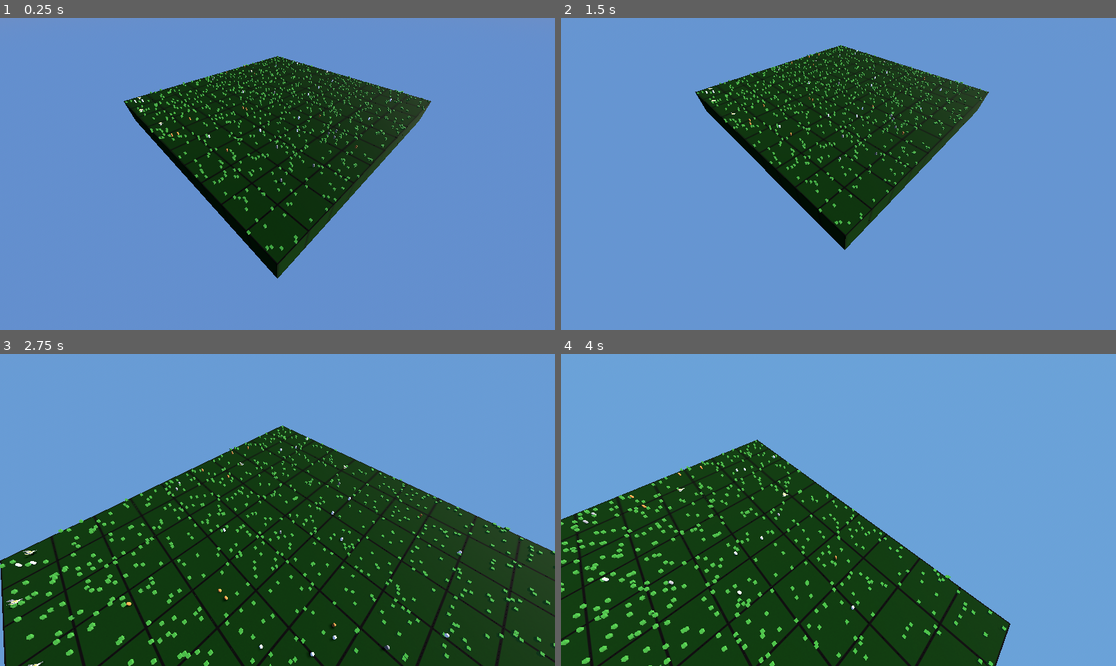
Above: before the commit, frames 1-4 (two rows, left to right).
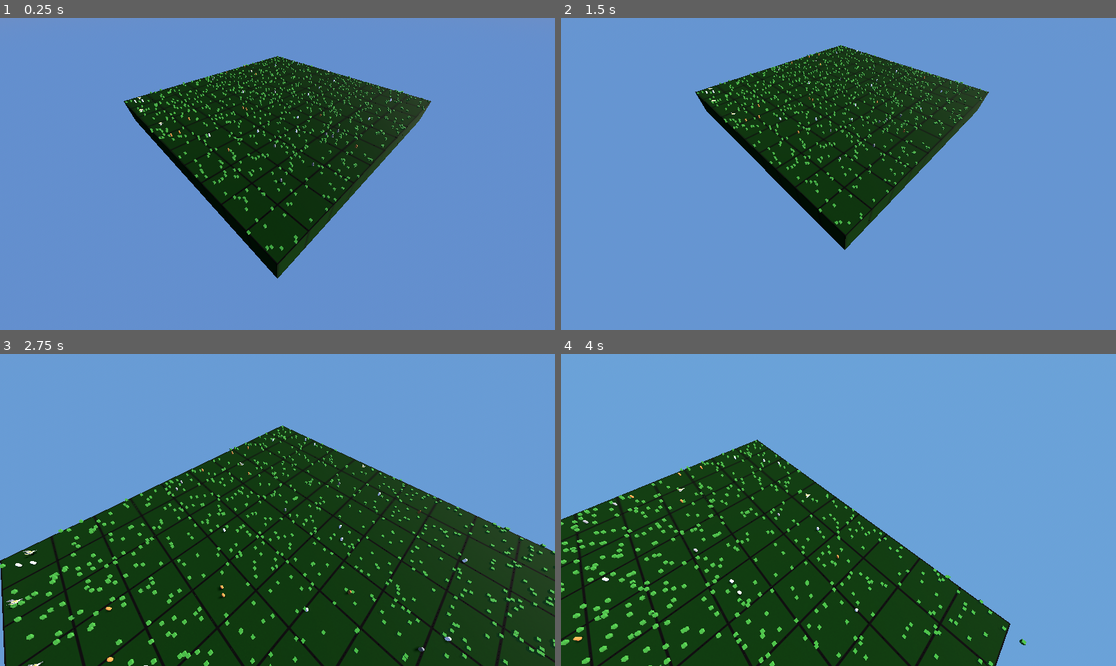
Above: after the commit, the same moments.

Repository: kyleyoung1121/TheParksDepartment
Game: Godot game, scene res://Maps/Ohio/OhioPreserve.tscn
Same seed, same stepped clock (60 frames per second), same inputs: the game is played once before the commit and once after it.
Inputs (mouse positions are in pixels of both pictures, inside the frame that each line leads up to):
- Up to frame 1 (0.25 s): no input
- Up to frame 2 (1.5 s): move the mouse to (866, 174) at 0.52 s; hold Middle mouse button (camera_move) 0.53-1.28 s; tap Enter at 1.25 s; move the mouse to (810, 174) at 1.27 s; tap S (camera_move_backward) at 1.35 s
- Up to frame 3 (2.75 s): move the mouse to (288, 503) at 2.02 s; hold W (camera_move_forward) from 2.03 s (still down)
- Up to frame 4 (4 s): move the mouse to (832, 516) at 2.77 s; release W (camera_move_forward) at 2.78 s; tap A (camera_move_left) at 2.85 s; move the mouse to (877, 513) at 3.52 s; hold D (camera_move_right) from 3.53 s (still down)

The runs differ from the first frame. In frame 1, 0.1% of the frame differs, in the area x 30-71%, y 14-48%; in frame 2, 0.1%; in frame 3, 0.6%, in the area x 0-100%, y 26-100%; in frame 4, 0.3%.

Commit message:
Adjusted and reformatted animal AI code

Diff:
--- a/theparkdepartment/Entities/Animals/TemplateAnimal/TemplateAnimal.gd
+++ b/theparkdepartment/Entities/Animals/TemplateAnimal/TemplateAnimal.gd
@@ -157,53 +157,60 @@
 
 func decide_movement():
 
-	# Define Weighting for each type of movement
-	# This should make it so that we can easily adjust the likelihood of each type of movement
-	var weight_food = 0.4
-	var weight_social = 0.3
-
-	# get all needs and find out their current percentage
+	# Set a value to help animals decide when to seek food / friends
+	var hunger_threshold = 0.4
+	var social_threshold = 0.3
+
+	# Find current percentage of all needs
 	var hunger_percent = float(hunger) / float(max_hunger)
 	var social_percent = float(social) / float(max_social)
 
-
-	# if the percent is lower than the weight, then we will move towards that need
-
-	# Find all nrarby entities, make a list of them, and score them based on their distance
+	# The animal will move towards needs with a percentage lower than its threshold
+
+	# Find all nearby entities, make a list of them, and score them based on their distance
 	# Don't forget about predators and max social group size
 	var all_entities = get_tree().get_nodes_in_group("animals") + get_tree().get_nodes_in_group("plants")
 
 	# Find all predators that eat this animal, store their positions
 	var predator_locations = []
 	for entity in all_entities:
-		if entity.species in prey_organisms:
+		# Check if this entity has prey, and if this animal is included!
+		if "prey_organisms" in entity and species in entity.prey_organisms:
 			predator_locations.append(entity.position)
 
 	# Find all entities that are in range
-	var in_range = []
+	var entities_in_range = []
 	for entity in all_entities:
 		if position.distance_to(entity.position) <= adjusted_eye_sight:
-			in_range.append(entity)
-
-	# Score each entity based on their distance, if a predator is nearby (negative score), and if there are too many animals of the same species nearby (negative score)
+			entities_in_range.append(entity)
+
+	# Score each entity based on their distance
+	# If a predator is nearby, set a negative score
+	# If there are too many of this animal nearby, set a negative score
 	var scored_entities = []
-	var score = 0
-	for entity in in_range:
-		if entity.species in prey_organisms:
-			# make sure there arw no predators nearby, if there are, give a negative score
+	var score
+	for entity in entities_in_range:
+		if entity.species == species or entity.species in prey_organisms:
+			# Score this entity based on distance
+			score = position.distance_to(entity.position)
+
+			# If there are predators close to this entity, give it a negative score
 			for predator in predator_locations:
 				if entity.position.distance_to(predator) <= adjusted_eye_sight:
 					score = -100
-			# make sure there are not too many of the same species nearby, if there are, give a negative score
+
+			# If there are too many of this species nearby, give this entity a negative score
+			# TODO: Should a deer avoid large groups of deer, or is it avoiding large groups of grass?
 			var same_species_count = 0
-			for other_entity in in_range:
-				if other_entity.species == entity.species:
+			for other_entity in entities_in_range:
+				if other_entity.species == species:
 					same_species_count += 1
 			if same_species_count >= social_group_size:
 				score = -100
-			# give a score based on distance
-			score = position.distance_to(entity.position)
-			scored_entities.append({"entity": entity, "score": score})
+
+			# Finally, save this entity and its score
+			if score >= 0:
+				scored_entities.append({"entity": entity, "score": score})
 
 	var temp
 	# Sort the scored entities by their score
@@ -215,27 +222,31 @@
 				scored_entities[j+1] = temp
 
 	# If the animal is hungry, move towards food
-	if hunger_percent < weight_food:
+	if hunger_percent < hunger_threshold:
 		for entity in scored_entities:
 			entity = entity.entity
 			if entity.species in prey_organisms:
 				set_desired_position(entity.position)
 				return
+
 	# If the animal is lonely, move towards social
-	elif social_percent < weight_social:
+	elif social_percent < social_threshold:
 		for entity in scored_entities:
 			entity = entity.entity
 			if entity.species == species:
 				set_desired_position(entity.position)
 				return
+
 	# If the animal is neither hungry nor lonely
 	else:
 		for entity in scored_entities:
+			if entity.score <= 0:
+				continue
 			entity = entity.entity
-			if entity.species == species and entity.gender == "Female" and entity.reproduction_timer <= 1 and entity.score > 0: # move towards mate
+			if entity.species == species and entity.gender == "Female" and entity.reproduction_timer <= 1: # move towards mate
 				set_desired_position(entity.position)
 				return
-			set_random_destination()
+		set_random_destination()
 
 
 func move():
@@ -250,49 +261,52 @@
 	hunger -= 1
 	social -= 1
 
+	# TODO: I think it is possible for an Omnivore to eat twice. One plant, one animal. Correct this!
 	# Eat if possible/needed
-	# If we are already full, don't eat anything nearby
-	if hunger >= max_hunger:
-		return false
-
-	# Consider all plants and animals. If they are prey and it range, eat them
-	if diet_type == "Herbivore" or diet_type == "Omnivore":
-		var all_plants = get_tree().get_nodes_in_group("plants")
-		all_plants.shuffle()
-		for food_consideration in all_plants:
-			# Only consider eating known prey_organisms
-			if food_consideration.species in prey_organisms:
-				# If the food is in range, eat it!
-				if position.distance_to(food_consideration.position) <= adjusted_eating_distance:
-					hunger = min(hunger + OhioEcosystemData.plants_species_data[food_consideration.species]["nutrition"], max_hunger)
-					food_consideration.consumed()
-					animation_action = "eating"
-					#print(animal_name, " ate ", food_consideration.plant_name)
-					return true
-
-	if diet_type == "Carnivore" or diet_type == "Omnivore":
-		var all_animals = get_tree().get_nodes_in_group("animals")
-		all_animals.shuffle()
-		for food_consideration in all_animals:
-			# Only consider eating known prey_organisms
-			if food_consideration.species in prey_organisms:
-				# If the food is in range, eat it!
-				if position.distance_to(food_consideration.position) <= adjusted_eating_distance:
-					hunger = min(hunger + OhioEcosystemData.animals_species_data[food_consideration.species]["nutrition"], max_hunger)
-					food_consideration.consumed()
-					animation_action = "eating"
-					#print(animal_name, " ate ", food_consideration.animal_name)
-					return true
+	if hunger < max_hunger:
+		# Consider all plants and animals. If they are prey and it range, eat them
+		if diet_type == "Herbivore" or diet_type == "Omnivore":
+			var all_plants = get_tree().get_nodes_in_group("plants")
+			all_plants.shuffle()
+			for food_consideration in all_plants:
+				# Only consider eating known prey_organisms
+				if food_consideration.species in prey_organisms:
+					# If the food is in range, eat it!
+					if position.distance_to(food_consideration.position) <= adjusted_eating_distance:
+						hunger = min(hunger + OhioEcosystemData.plants_species_data[food_consideration.species]["nutrition"], max_hunger)
+						food_consideration.consumed()
+						animation_action = "eating"
+						break
+
+		if diet_type == "Carnivore" or diet_type == "Omnivore":
+			var all_animals = get_tree().get_nodes_in_group("animals")
+			all_animals.shuffle()
+			for food_consideration in all_animals:
+				# Only consider eating known prey_organisms
+				if food_consideration.species in prey_organisms:
+					# If the food is in range, eat it!
+					if position.distance_to(food_consideration.position) <= adjusted_eating_distance:
+						hunger = min(hunger + OhioEcosystemData.animals_species_data[food_consideration.species]["nutrition"], max_hunger)
+						food_consideration.consumed()
+						animation_action = "eating"
+						break
 
 	# For every entity of same species in range, increase social
 	var all_entities = get_tree().get_nodes_in_group("animals")
 	for entity in all_entities:
 		if entity.species == species and position.distance_to(entity.position) <= social_range:
 			social += 1
+		# If this animal meets or exceeds it's social max, we can stop searching
+		if social >= max_social:
+			social = max_social
+			break
 
 	# If the animal needs removed, remove it!
-	if is_starved() or is_old():
+	if is_starved():
 		print(animal_name, " died of starvation at ", position)
+		consumed()
+	if is_old():
+		print(animal_name, " died of old age at ", position)
 		consumed()
 
 	# Reproduce if conditions are right
--- a/theparkdepartment/Maps/Ohio/OhioEcosystemSimulationHandler.gd
+++ b/theparkdepartment/Maps/Ohio/OhioEcosystemSimulationHandler.gd
@@ -74,7 +74,7 @@
 	while OhioEcosystemData.days < 300:
 		simulate_day()
 		# Wait between days
-		await get_tree().create_timer(10.0).timeout
+		await get_tree().create_timer(2.5).timeout
 		OhioEcosystemData.days += 1
 
 func _ready():
